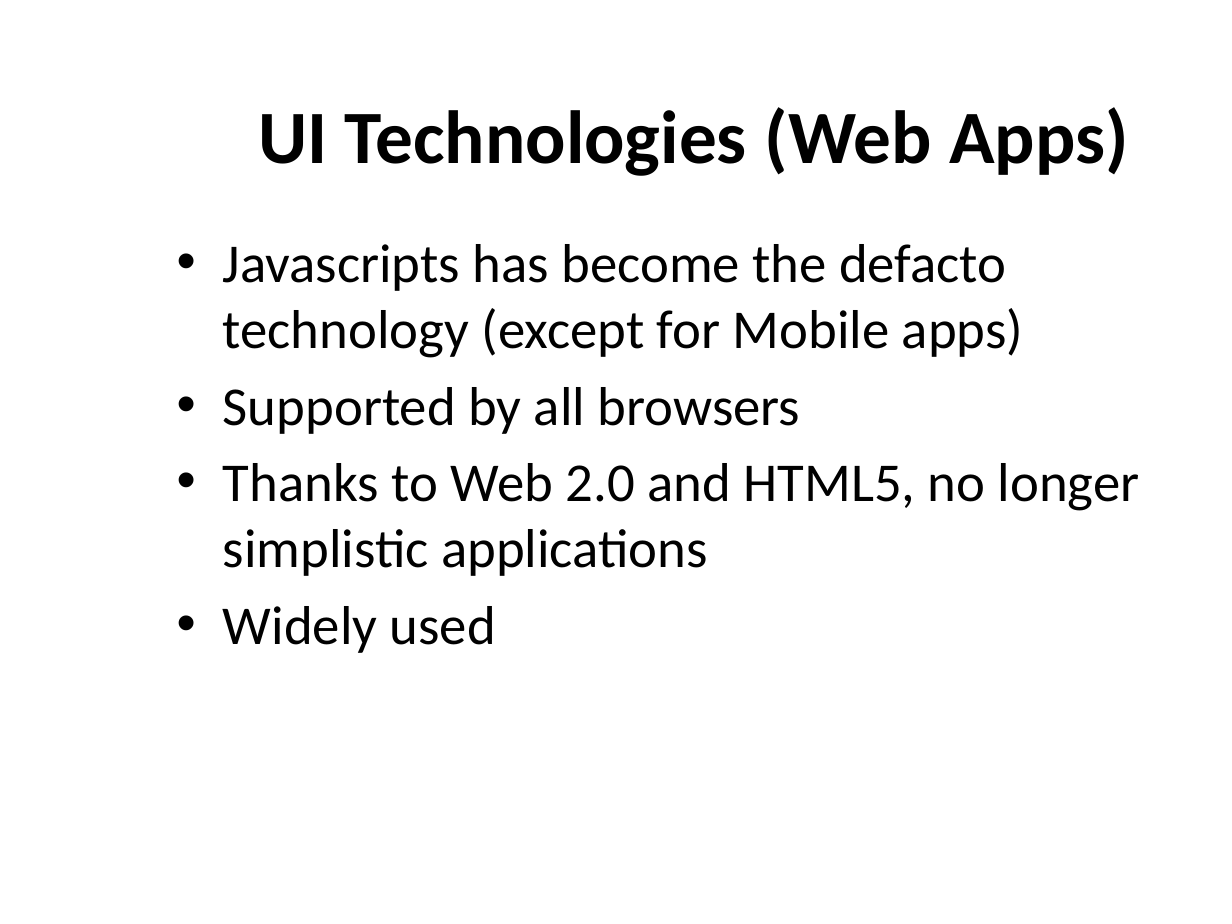
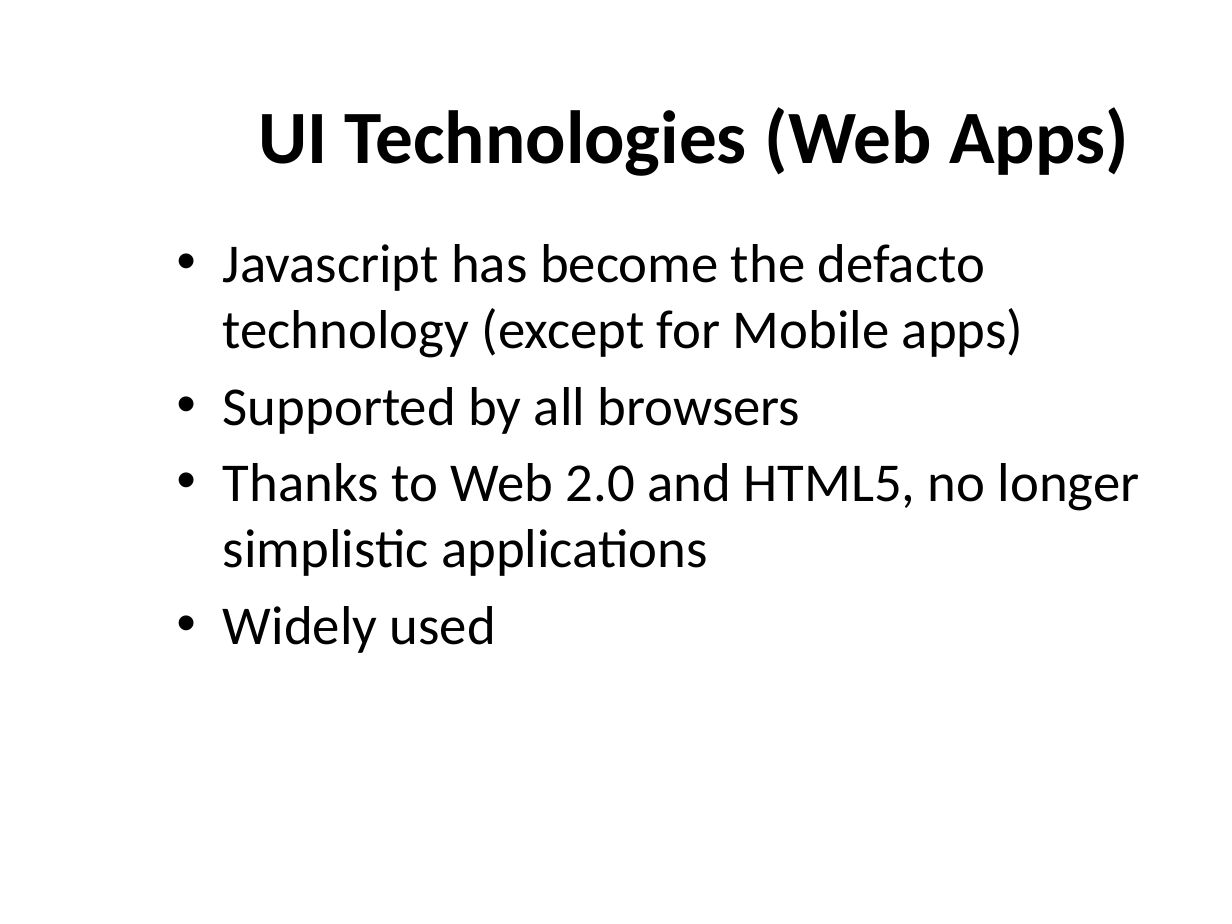
Before and after one commit to nuwanbando/coffee-shop, a slide deck: slide 6 of slides/WebAppDevelopmentWithJavaScript.pptx. Drawn at 1232x924 pixels with LibreOffice and Linux fonts; fonts in the diff are those of the drawing; background and template pictures are left out. Boxes give left, top, right and bottom in pixels: in the first picture for what was removed or moved away, otherwise in the second. Text is boxed around its words. In the diff, an @@ line names an element or a change of style, - is before the commit and + after.

```diff
--- a/slides/WebAppDevelopmentWithJavaScript.pptx
+++ b/slides/WebAppDevelopmentWithJavaScript.pptx
@@ text at (x1=223, y1=244, x2=1024, y2=358): text changed @@
-• Javascripts has become the defacto technology (except for Mobile apps)
+• Javascript has become the defacto technology (except for Mobile apps)
```
Also in this commit, not shown: 8 other slides changed, 7 slides added, 8 slides removed, 1 other file.
